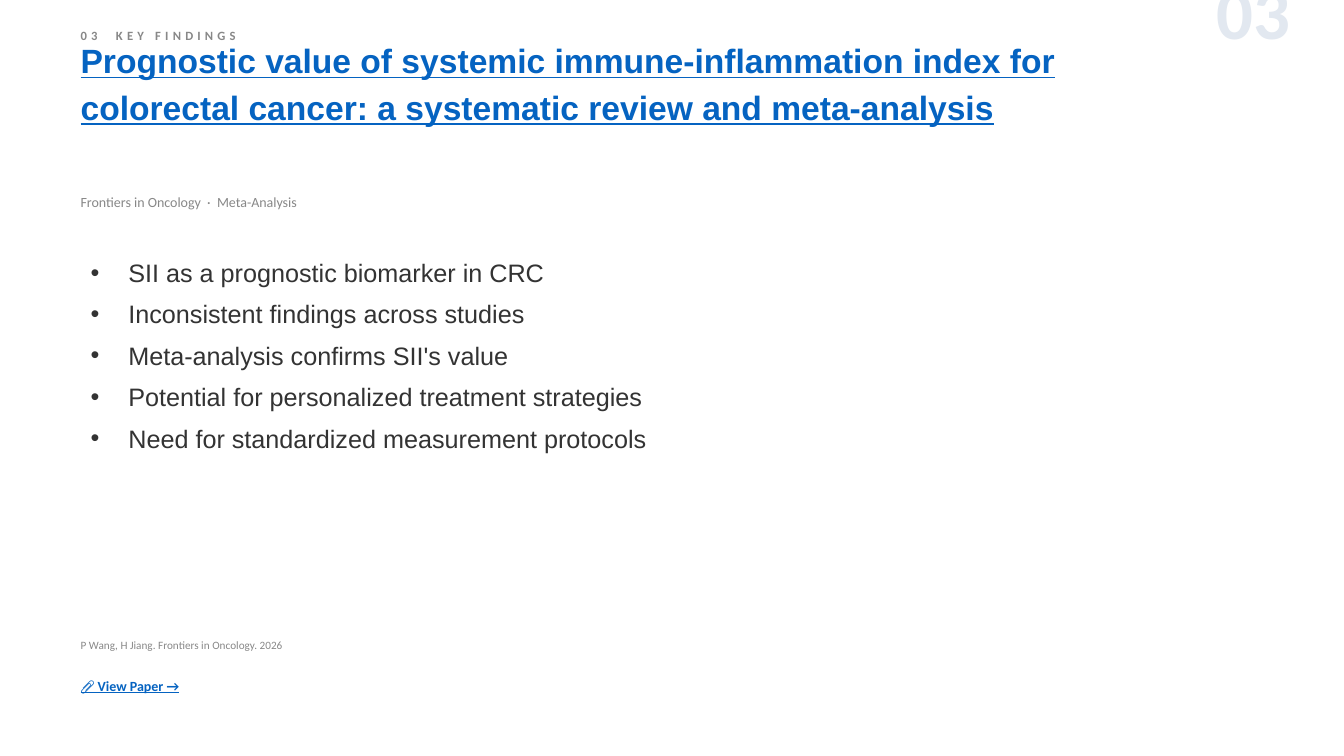
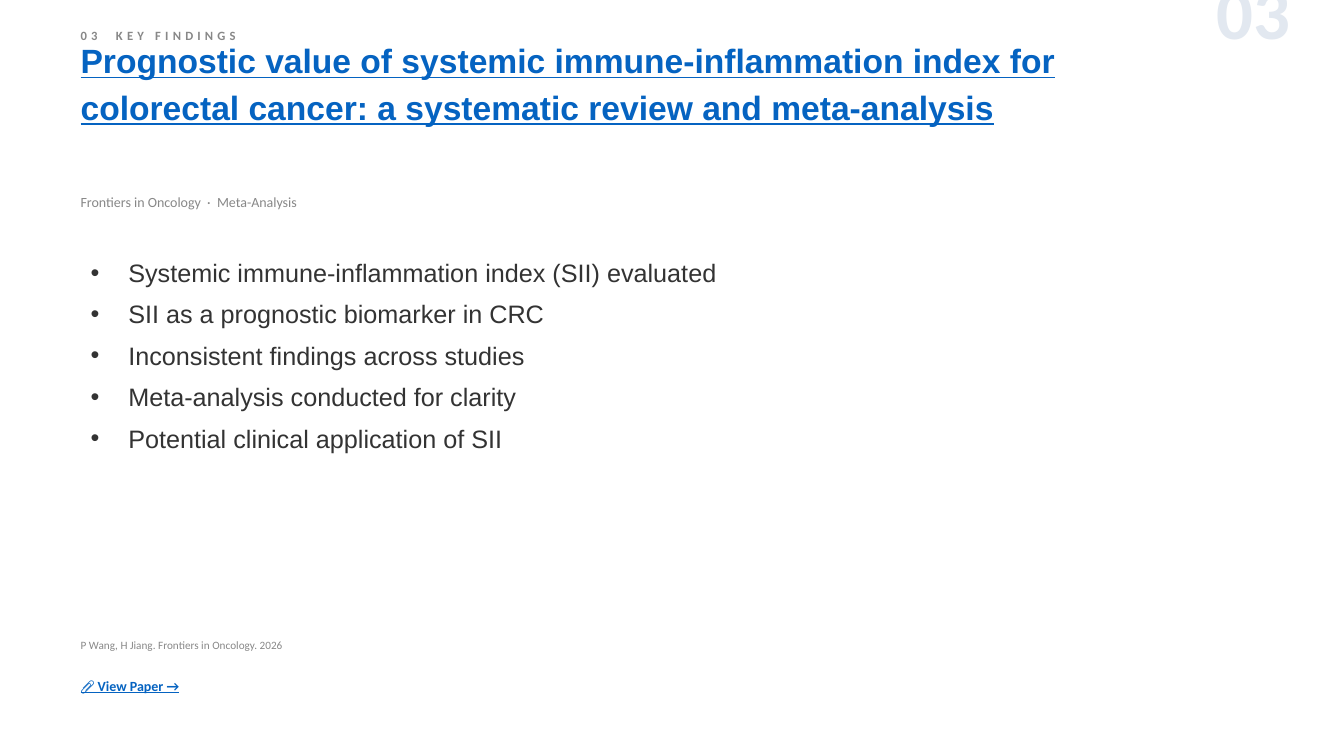
Before and after one commit to jejenhu-maker/colorectal-weekly-digest, a slide deck: slide 5 of docs/digest-en.pptx. Drawn at 1344x756 pixels with LibreOffice and Linux fonts; fonts in the diff are those of the drawing. Boxes give left, top, right and bottom in pixels: in the first picture for what was removed or moved away, otherwise in the second. Text is boxed around its words. In the diff, an @@ line names an element or a change of style, - is before the commit and + after.

```diff
--- a/docs/digest-en.pptx
+++ b/docs/digest-en.pptx
@@ text at bbox=[128, 263, 716, 288]: paragraph added @@
+• Systemic immune-inflammation index (SII) evaluated
@@ text at bbox=[128, 387, 516, 453]: text changed @@
-• Meta-analysis confirms SII's value
-• Potential for personalized treatment strategies
-• Need for standardized measurement protocols
+• Meta-analysis conducted for clarity
+• Potential clinical application of SII
```
Also in this commit, not shown: 12 other slides changed, 1 slide added, 1 slide removed, 2 other files.
